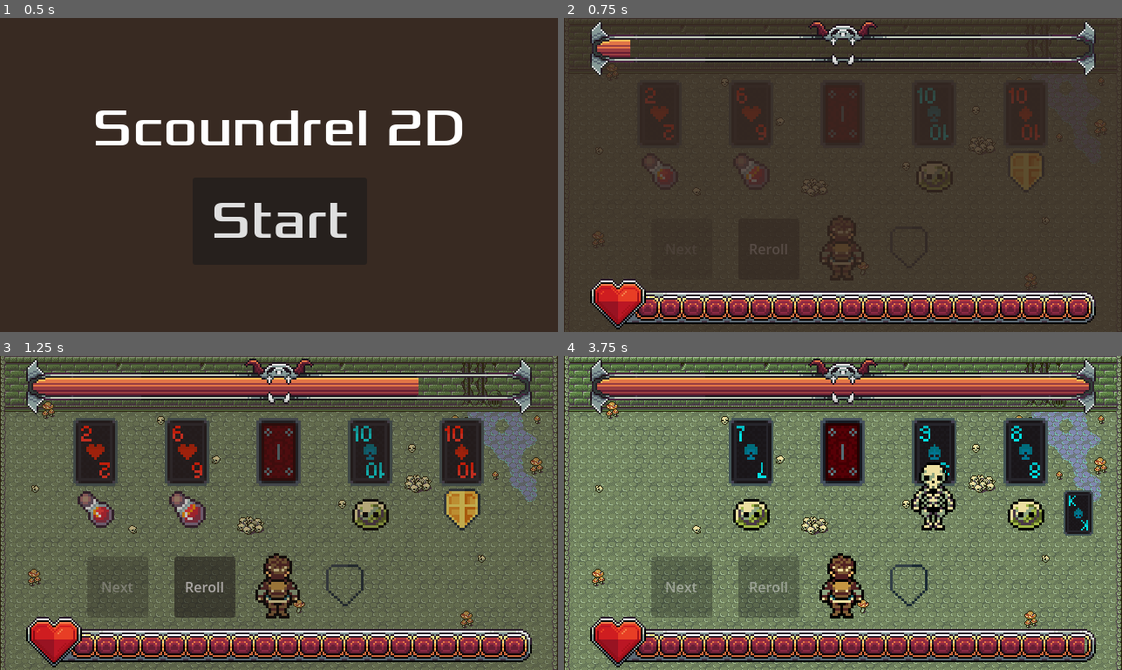
Above: before the commit, frames 1-4 (two rows, left to right).
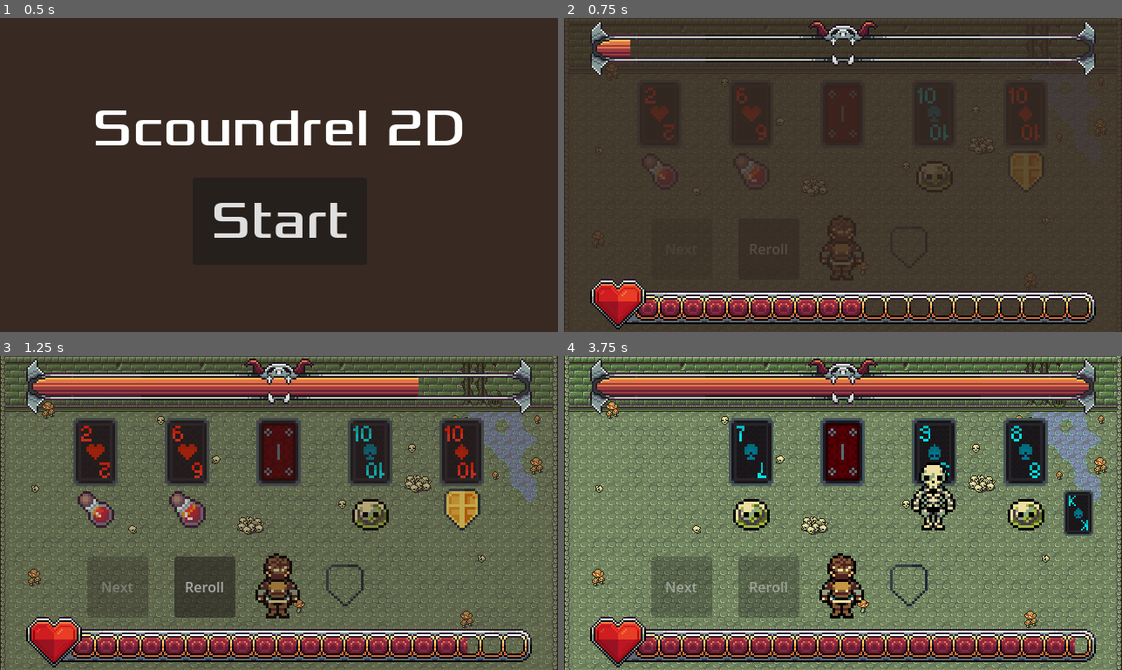
Above: after the commit, the same moments.

Repository: Linkseyes/Scoundrel2d
Game: Godot game, scene res://scenes/Main.tscn
Two runs of this game, one before a commit and one after it. Both use one fixed random seed, a clock stepped at 60 frames per second and the inputs below.
Inputs (mouse positions are in pixels of both pictures, inside the frame that each line leads up to):
- Up to frame 1 (0.5 s): no input
- Up to frame 2 (0.75 s): click "Start" at 0.5 s
- Up to frame 3 (1.25 s): no input
- Up to frame 4 (3.75 s): click "Reroll" at 1.25 s; click "Reroll" at 2 s; tap Enter at 2.75 s; move the mouse to (843, 453) at 2.77 s; click (843, 453) at 2.85 s; tap Space at 3.5 s; move the mouse to (658, 453) at 3.52 s; click (658, 453) at 3.6 s

Frame 1 is identical in both runs. In frame 2, 1.5% of the frame differs, in the area x 54-94%, y 89-95%; in frame 3, 0.4%; in frame 4, less than 0.1%.

Commit message:
fixed healthbar issue#1

Diff:
--- a/scenes/Player.tscn
+++ b/scenes/Player.tscn
@@ -2,13 +2,16 @@
 
 [ext_resource type="Script" uid="uid://b1le5rjt5kr6j" path="res://scripts/player.gd" id="1_wr50v"]
 [ext_resource type="Texture2D" uid="uid://eobehku85fmr" path="res://resources/hero_atlas_texture.tres" id="2_s8145"]
-[ext_resource type="Texture2D" uid="uid://dvjrewvltcdi3" path="res://resources/hero_hp_bar.tres" id="3_3li8b"]
 [ext_resource type="Texture2D" uid="uid://b01hsg282ewoi" path="res://resources/items_atlas_texture.tres" id="3_mdl7e"]
 [ext_resource type="Texture2D" uid="uid://d0ry5a57cnqnr" path="res://assets/art/gui/heart_counter-Sheet.png" id="4_mdl7e"]
 
 [sub_resource type="AtlasTexture" id="AtlasTexture_qu4a1"]
 atlas = ExtResource("4_mdl7e")
 region = Rect2(0, 1920, 291, 32)
+
+[sub_resource type="AtlasTexture" id="AtlasTexture_mdl7e"]
+atlas = ExtResource("4_mdl7e")
+region = Rect2(28, 1967, 257, 9)
 
 [node name="Player" type="Node2D" unique_id=1441293395]
 scale = Vector2(2.5, 2.5)
@@ -32,26 +35,6 @@
 [node name="CanvasLayer" type="CanvasLayer" parent="." unique_id=1598354940]
 visible = false
 
-[node name="HealthOrbs" type="TextureProgressBar" parent="CanvasLayer" unique_id=834373809]
-texture_filter = 1
-anchors_preset = 7
-anchor_left = 0.5
-anchor_top = 1.0
-anchor_right = 0.5
-anchor_bottom = 1.0
-offset_left = -66.0
-offset_top = -20.0
-offset_right = 197.0
-offset_bottom = -11.0
-grow_horizontal = 2
-grow_vertical = 0
-scale = Vector2(2, 2.046)
-pivot_offset = Vector2(168, 16)
-max_value = 20.0
-step = 0.0
-value = 20.0
-texture_progress = ExtResource("3_3li8b")
-
 [node name="HeroHealthBar" type="TextureProgressBar" parent="CanvasLayer" unique_id=844059055]
 texture_filter = 1
 anchors_preset = 7
@@ -69,4 +52,7 @@
 pivot_offset = Vector2(145.5, 16)
 max_value = 20.0
 step = 0.0
+value = 9.0
 texture_under = SubResource("AtlasTexture_qu4a1")
+texture_progress = SubResource("AtlasTexture_mdl7e")
+texture_progress_offset = Vector2(28, 15)
--- a/scripts/player.gd
+++ b/scripts/player.gd
@@ -2,7 +2,7 @@
 extends Node
 
 @onready var armor_position: Marker2D = $ArmorPosition
-@onready var hero_health_bar: TextureProgressBar = $CanvasLayer/HealthOrbs
+@onready var hero_health_bar: TextureProgressBar = $CanvasLayer/HeroHealthBar
 @onready var armor_slot: Sprite2D = $"ArmorSlot"
 @onready var canvas_layer: CanvasLayer = $CanvasLayer
 
